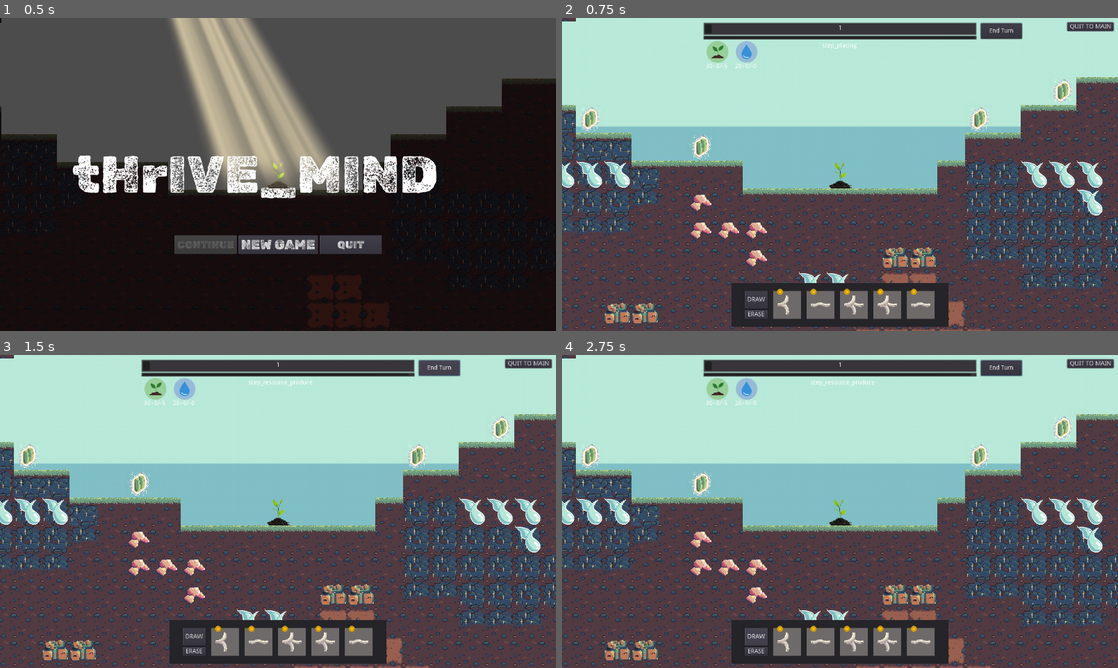
Above: before the commit, frames 1-4 (two rows, left to right).
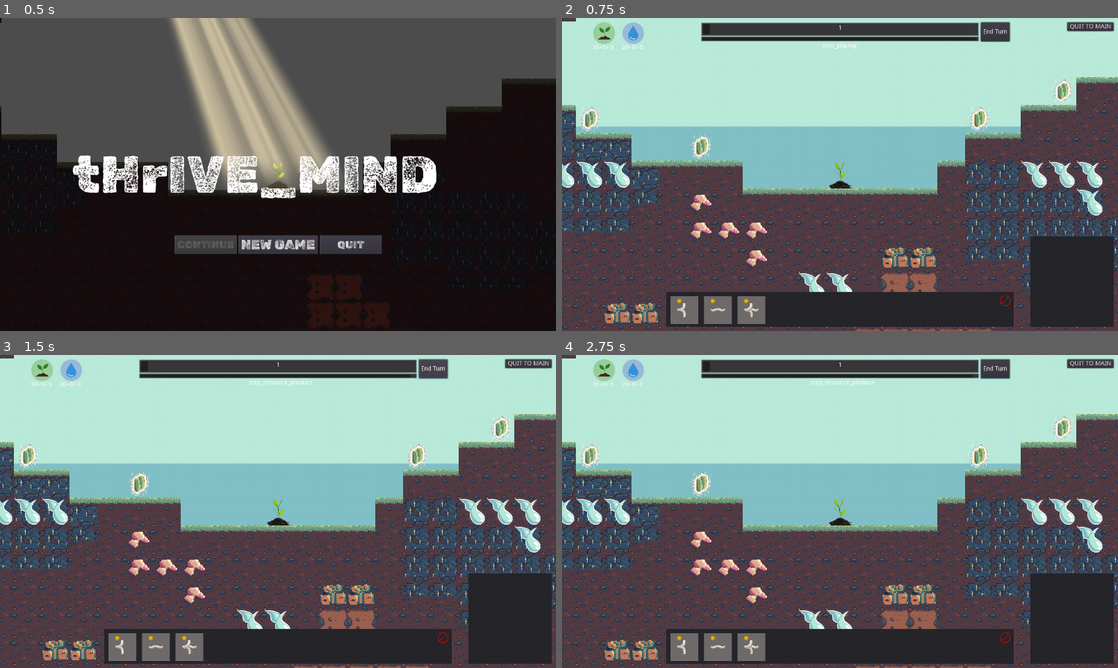
Above: after the commit, the same moments.

Repository: Gouellie/Roots
Game: Godot game, scene res://src/screens/main_menu.tscn
Same seed, same stepped clock (60 frames per second), same inputs: the game is played once before the commit and once after it.
Inputs (mouse positions are in pixels of both pictures, inside the frame that each line leads up to):
- Up to frame 1 (0.5 s): no input
- Up to frame 2 (0.75 s): click "NEW GAME" at 0.5 s
- Up to frame 3 (1.5 s): click "End Turn" at 1.25 s
- Up to frame 4 (2.75 s): click (756, 636) at 2 s, where only the run before the commit has a clickable "DRAW"

Frame 1 is identical in both runs. In frame 2, 12% of the frame differs, in the area x 5-100%, y 1-99%; in frame 3, 12%; in frame 4, 12%.

Commit message:
UI/UX update in progress
- Now allowing 10 tiles total.
- Tiles are drawn at the start of a turn (no more manual button)
- Tiles at the bottom of the stack gets deleted when the maximum is reached
- Extra Tiles are drawn each turn for each plants you have (except the MasterPlant) to a maximum of 10
- Now drawing available connections when in builder mode (WIP)

Diff:
--- a/src/autoload/events.gd
+++ b/src/autoload/events.gd
@@ -8,6 +8,9 @@
 
 # warning-ignore:unused_signal
 signal tile_selected(tile)
+
+# warning-ignore:unused_signal
+signal building_mode_toggle(is_active)
 
 # warning-ignore:unused_signal
 signal progress_updated(new_value)
--- a/src/autoload/globals.gd
+++ b/src/autoload/globals.gd
@@ -1,6 +1,7 @@
 extends Node
 
 const TILE_HEALTH : int = 3
+const BASE_TILES_DRAW_COUNT : int = 3
 
 var player_resource_manager : PlayerResourceManager
 var entity_manager : EntityManager
@@ -25,3 +26,6 @@
 
 func on_ingredient_manager_init(_ingredient_manager):
 	ingredient_manager = _ingredient_manager as IngredientManager
+
+func get_tile_draw_amount() -> int:
+	return min(BASE_TILES_DRAW_COUNT + entity_manager.get_plants_count(), 10) as int
--- a/src/scenes/librairies/managers/entity_manager.gd
+++ b/src/scenes/librairies/managers/entity_manager.gd
@@ -54,6 +54,7 @@
 		add_child(new_blueprint)
 		_placeable_blueprint = true
 		_blueprint = new_blueprint
+	Events.emit_signal("building_mode_toggle", new_selected_blueprint != null)
 
 
 func on_eraser_mode_toggled()-> void:
@@ -67,6 +68,7 @@
 	if _eraser_mode:
 		_eraser = _eraser_scene.instance() as TileBlueprintBase
 		add_child(_eraser)
+		Events.emit_signal("building_mode_toggle", false)
 	else:
 		if is_instance_valid(_eraser):
 			_eraser.queue_free()
@@ -107,6 +109,7 @@
 		return
 	if not _blueprint.valid:
 		return
+	Events.emit_signal("building_mode_toggle", false)
 	var cellv = _terrain.world_to_map(_blueprint.position)
 	remove_tile_at_position(cellv)
 
@@ -274,3 +277,7 @@
 		return _sorted_tiles.find(_tile) < abs(_offset)
 
 	return false
+
+
+func get_plants_count() -> int:
+	return _plants.size()
--- a/src/scenes/librairies/tiles/blueprints/tile_eraser.tscn
+++ b/src/scenes/librairies/tiles/blueprints/tile_eraser.tscn
@@ -4,6 +4,8 @@
 [ext_resource path="res://assets/icons/invalid.png" type="Texture" id=3]
 
 [node name="TileBluePrint_Eraser" type="Node2D"]
+z_index = 99
+z_as_relative = false
 script = ExtResource( 1 )
 
 [node name="Invalid" type="Sprite" parent="."]
--- a/src/scenes/librairies/tiles/tile.gd
+++ b/src/scenes/librairies/tiles/tile.gd
@@ -8,15 +8,22 @@
 var distance : int setget set_distance,get_distance
 var is_leaf_node : bool
 
+var building_mode_active : bool = false
+
 onready var rig := $Rig
 onready var _leaf := $Leaf
 onready var _connections :Area2D= $Rig/Connections
 onready var _ingredient_detector :Area2D= $IngredientDetector
 
+onready var connections_pos :PoolVector2Array = []
+onready var connected_pos : PoolIntArray = []
+
 func _init():
 	resource_manager = ResourceManager.new()
 	resource_manager.name = "Health_ResourceManager"
 	add_child(resource_manager)
+	Events.connect("building_mode_toggle", self, "on_buidling_mode_toggle")
+
 
 func _ready() -> void:
 	rig.rotation_degrees = real_rotation
@@ -25,9 +32,30 @@
 		health_node.connect("node_depleted", self, "on_health_depleted")
 		health_node.connect("node_update", self, "on_health_changed")
 		$Health.text = String(health_node.value)
+	connections_pos = []
+	for shape in _connections.get_children():
+		if shape is CollisionShape2D:
+			connections_pos.append(shape.position.rotated(rig.rotation))
+			connected_pos.append(0)
+
+
+func _process(delta: float) -> void:
+	update()
+
+
+func _draw() -> void:
+	if building_mode_active:
+		var index = 0
+		for pos in connections_pos:
+			if connected_pos[index] == 0:
+				draw_circle(pos, 10, Color.blue)
+			index+=1
+
 
 func on_health_depleted():
 	Globals.entity_manager.deplete_tile(self)
+	self.queue_free()
+
 
 func on_health_changed():
 	$Health.text = String(health_node.value)
@@ -41,7 +69,7 @@
 func set_is_connected(value : bool) -> void:
 	connected = value
 	$Rig/Disconnected.visible = not connected
-	$Distance.visible = connected
+#	$Distance.visible = connected
 
 func get_is_connected() -> bool:
 	return connected
@@ -52,7 +80,7 @@
 		if area.owner is Entity:
 			connections.append(area.owner)
 	is_leaf_node = connections.size() < 2
-	_leaf.visible = is_leaf_node
+#	_leaf.visible = is_leaf_node
 	return connections
 
 func get_overlapping_ingredient() -> Ingredient:
@@ -60,7 +88,22 @@
 
 func set_distance(value : int) -> void:
 	distance = value
-	$Distance.text = str(distance)
+#	$Distance.text = str(distance)
+
 
 func get_distance() -> int:
 	return distance
+
+
+func on_buidling_mode_toggle(is_active:bool) -> void:
+	building_mode_active = is_active
+	if not is_active:
+		return
+
+
+func _on_Connections_area_shape_entered(area_rid: RID, area: Area2D, area_shape_index: int, local_shape_index: int) -> void:
+	connected_pos[local_shape_index] = 1
+
+
+func _on_Connections_area_shape_exited(area_rid: RID, area: Area2D, area_shape_index: int, local_shape_index: int) -> void:
+	connected_pos[local_shape_index] = 0
--- a/src/scenes/librairies/tiles/types/tile_elbow.tscn
+++ b/src/scenes/librairies/tiles/types/tile_elbow.tscn
@@ -54,6 +54,7 @@
 texture = ExtResource( 3 )
 
 [node name="Leaf" type="ColorRect" parent="."]
+visible = false
 margin_left = 8.0
 margin_top = 24.0
 margin_right = 13.0
@@ -61,6 +62,7 @@
 color = Color( 0.219608, 1, 0, 1 )
 
 [node name="Distance" type="Label" parent="."]
+visible = false
 margin_left = -24.0
 margin_top = -24.0
 margin_right = 16.0
@@ -88,3 +90,5 @@
 
 [node name="SeveredConnectionDamageResolveBehavior" type="Node2D" parent="."]
 script = ExtResource( 9 )
+[connection signal="area_shape_entered" from="Rig/Connections" to="." method="_on_Connections_area_shape_entered"]
+[connection signal="area_shape_exited" from="Rig/Connections" to="." method="_on_Connections_area_shape_exited"]
--- a/src/scenes/librairies/tiles/types/tile_fourway.tscn
+++ b/src/scenes/librairies/tiles/types/tile_fourway.tscn
@@ -70,6 +70,7 @@
 color = Color( 0.219608, 1, 0, 1 )
 
 [node name="Distance" type="Label" parent="."]
+visible = false
 margin_left = -24.0
 margin_top = -24.0
 margin_right = 16.0
@@ -98,3 +99,5 @@
 
 [node name="SeveredConnectionDamageResolveBehavior" type="Node2D" parent="."]
 script = ExtResource( 9 )
+[connection signal="area_shape_entered" from="Rig/Connections" to="." method="_on_Connections_area_shape_entered"]
+[connection signal="area_shape_exited" from="Rig/Connections" to="." method="_on_Connections_area_shape_exited"]
--- a/src/scenes/librairies/tiles/types/tile_straight.tscn
+++ b/src/scenes/librairies/tiles/types/tile_straight.tscn
@@ -62,6 +62,7 @@
 color = Color( 0.219608, 1, 0, 1 )
 
 [node name="Distance" type="Label" parent="."]
+visible = false
 margin_left = -24.0
 margin_top = -24.0
 margin_right = 16.0
@@ -89,3 +90,5 @@
 
 [node name="SeveredConnectionDamageResolveBehavior" type="Node2D" parent="."]
 script = ExtResource( 9 )
+[connection signal="area_shape_entered" from="Rig/Connections" to="." method="_on_Connections_area_shape_entered"]
+[connection signal="area_shape_exited" from="Rig/Connections" to="." method="_on_Connections_area_shape_exited"]
--- a/src/scenes/librairies/tiles/types/tile_threeway.tscn
+++ b/src/scenes/librairies/tiles/types/tile_threeway.tscn
@@ -66,6 +66,7 @@
 color = Color( 0.219608, 1, 0, 1 )
 
 [node name="Distance" type="Label" parent="."]
+visible = false
 margin_left = -24.0
 margin_top = -24.0
 margin_right = 16.0
@@ -94,3 +95,5 @@
 
 [node name="SeveredConnectionDamageResolveBehavior" type="Node2D" parent="."]
 script = ExtResource( 9 )
+[connection signal="area_shape_entered" from="Rig/Connections" to="." method="_on_Connections_area_shape_entered"]
+[connection signal="area_shape_exited" from="Rig/Connections" to="." method="_on_Connections_area_shape_exited"]
--- a/src/ui/gui.tscn
+++ b/src/ui/gui.tscn
@@ -1,6 +1,7 @@
-[gd_scene load_steps=5 format=2]
+[gd_scene load_steps=6 format=2]
 
 [ext_resource path="res://src/ui/gui.gd" type="Script" id=1]
+[ext_resource path="res://src/ui/info_panel.tscn" type="PackedScene" id=2]
 [ext_resource path="res://src/ui/tilebox.tscn" type="PackedScene" id=3]
 [ext_resource path="res://src/ui/turns/turn_panel.tscn" type="PackedScene" id=4]
 [ext_resource path="res://src/ui/player_resource_gauge_manager.gd" type="Script" id=5]
@@ -11,17 +12,6 @@
 mouse_filter = 2
 script = ExtResource( 1 )
 
-[node name="ResourceGaugeContainer" type="HBoxContainer" parent="."]
-anchor_left = 0.254
-anchor_right = 0.254
-margin_left = -0.119995
-margin_top = 53.0
-margin_right = 1259.88
-margin_bottom = 183.0
-rect_scale = Vector2( 0.5, 0.5 )
-mouse_filter = 2
-script = ExtResource( 5 )
-
 [node name="Margin" type="MarginContainer" parent="."]
 anchor_right = 1.0
 anchor_bottom = 1.0
@@ -30,6 +20,21 @@
 custom_constants/margin_top = 10
 custom_constants/margin_left = 10
 custom_constants/margin_bottom = 10
+
+[node name="Control_ResourceGauge" type="Control" parent="Margin"]
+margin_left = 10.0
+margin_top = 10.0
+margin_right = 1270.0
+margin_bottom = 710.0
+mouse_filter = 2
+
+[node name="ResourceGaugeContainer" type="HBoxContainer" parent="Margin/Control_ResourceGauge"]
+margin_left = 54.0
+margin_right = 438.0
+margin_bottom = 130.0
+rect_scale = Vector2( 0.5, 0.5 )
+mouse_filter = 2
+script = ExtResource( 5 )
 
 [node name="TurnPanel" parent="Margin" instance=ExtResource( 4 )]
 anchor_right = 0.0
@@ -61,6 +66,7 @@
 mouse_filter = 2
 
 [node name="TileBox" parent="Margin/Control_Tilebox" instance=ExtResource( 3 )]
+mouse_filter = 2
 
 [node name="Resources" type="Control" parent="Margin"]
 margin_left = 10.0
@@ -68,6 +74,15 @@
 margin_right = 1270.0
 margin_bottom = 710.0
 mouse_filter = 2
+
+[node name="Control_InfoPanel" type="Control" parent="Margin"]
+margin_left = 10.0
+margin_top = 10.0
+margin_right = 1270.0
+margin_bottom = 710.0
+mouse_filter = 2
+
+[node name="InfoPanel" parent="Margin/Control_InfoPanel" instance=ExtResource( 2 )]
 
 [node name="Control_GameOver" type="ColorRect" parent="."]
 visible = false
--- /dev/null
+++ b/src/ui/info_panel.gd
@@ -0,0 +1,14 @@
+extends Panel
+
+
+
+func on_info_request_received(info_entity) -> void:
+	info_entity.get_info()
+
+
+#class_name Info
+#var header
+#var categories = []
+
+#class_name Info_Category
+#var category : PoolStringArray = []
--- /dev/null
+++ b/src/ui/info_panel.tscn
@@ -0,0 +1,13 @@
+[gd_scene load_steps=2 format=2]
+
+[ext_resource path="res://src/ui/info_panel.gd" type="Script" id=1]
+
+[node name="InfoPanel" type="Panel"]
+anchor_left = 1.0
+anchor_top = 1.0
+anchor_right = 1.0
+anchor_bottom = 1.0
+margin_left = -192.0
+margin_top = -208.0
+mouse_filter = 2
+script = ExtResource( 1 )
--- a/src/ui/tilebox.gd
+++ b/src/ui/tilebox.gd
@@ -1,23 +1,24 @@
 extends Panel
 
 export var use_random : bool = false
-export var max_tiles_count : int = 5
+export var max_tiles_count : int = 10
 
 const tile_panel_scene := preload("res://src/ui/tilepanel.tscn")
 
 var selection : TilePanel
 
-onready var tile_container := $CenterContainer/TileContainer
+onready var tile_container := $MarginContainer/TileContainer
 
 
 func _ready() -> void:
 	Events.connect("tilepanel_selected", self, "on_selected_tile_changed")
+	Turns.connect("turn_next", self, "on_next_turn")
 	if use_random:
 		_draw_tiles()
 		Events.connect("tile_placed", self, "on_tile_placed")
 	else:
 		_draw_tiles_no_random()
-		$CenterContainer/TileContainer/VBoxContainer/Button_DrawTile.disabled = true
+		$MarginContainer/TileContainer/VBoxContainer/Button_DrawTile.disabled = true
 
 
 func on_selected_tile_changed(new_selection : TilePanel, tile : TileBlueprint) -> void:
@@ -28,13 +29,17 @@
 	selection = new_selection
 
 
-func _on_Button_DrawTile_pressed() -> void:
-	_draw_tiles()
-
-
 func _draw_tiles() -> void:
 	var tiles_count = tile_container.get_child_count()
-	for i in range(tiles_count, max_tiles_count + 1):
+	var draw_amount = Globals.get_tile_draw_amount()
+	var burn = max((draw_amount + tiles_count) - max_tiles_count, 0)
+
+	for i in range(burn - 1, -1, -1):
+		var child = tile_container.get_child(i)
+		tile_container.remove_child(child)
+		child.queue_free()
+
+	for i in range(draw_amount):
 		var new_tile = tile_panel_scene.instance()
 		tile_container.add_child(new_tile)
 
@@ -56,3 +61,11 @@
 func _on_Button_Erase_pressed() -> void:
 	on_selected_tile_changed(null, null)
 	Events.emit_signal("eraser_mode_toggled")
+
+
+func on_next_turn(turn) -> void:
+	_draw_tiles()
+
+
+func _on_Button_Erase_mouse_entered() -> void:
+	pass
--- a/src/ui/tilebox.tscn
+++ b/src/ui/tilebox.tscn
@@ -1,51 +1,52 @@
-[gd_scene load_steps=2 format=2]
+[gd_scene load_steps=4 format=2]
 
+[ext_resource path="res://assets/icons/invalid_small.png" type="Texture" id=1]
 [ext_resource path="res://src/ui/tilebox.gd" type="Script" id=2]
+[ext_resource path="res://assets/icons/invalid_small_over.png" type="Texture" id=3]
 
 [node name="TileBox" type="Panel"]
 anchor_left = 0.5
 anchor_top = 1.0
 anchor_right = 0.5
 anchor_bottom = 1.0
-margin_left = -250.0
-margin_top = -100.0
-margin_right = 250.0
+margin_left = -400.0
+margin_top = -80.0
+margin_right = 400.0
 grow_vertical = 0
-rect_min_size = Vector2( 500, 100 )
+rect_min_size = Vector2( 800, 80 )
 script = ExtResource( 2 )
 use_random = true
 
-[node name="CenterContainer" type="CenterContainer" parent="."]
+[node name="MarginContainer" type="MarginContainer" parent="."]
 anchor_right = 1.0
 anchor_bottom = 1.0
+mouse_filter = 2
+custom_constants/margin_right = 10
+custom_constants/margin_top = 10
+custom_constants/margin_left = 10
+custom_constants/margin_bottom = 10
 
-[node name="TileContainer" type="HBoxContainer" parent="CenterContainer"]
-margin_left = 31.0
-margin_top = 18.0
-margin_right = 468.0
-margin_bottom = 82.0
+[node name="TileContainer" type="HBoxContainer" parent="MarginContainer"]
+margin_left = 10.0
+margin_top = 10.0
+margin_right = 790.0
+margin_bottom = 74.0
 rect_min_size = Vector2( 437, 64 )
 custom_constants/separation = 13
 
-[node name="VBoxContainer" type="VBoxContainer" parent="CenterContainer/TileContainer"]
-margin_right = 52.0
-margin_bottom = 64.0
+[node name="Control" type="Control" parent="."]
+anchor_right = 1.0
+anchor_bottom = 1.0
+rect_min_size = Vector2( 30, 0 )
+mouse_filter = 2
 
-[node name="Button_DrawTile" type="Button" parent="CenterContainer/TileContainer/VBoxContainer"]
-margin_right = 52.0
+[node name="Button_Erase" type="TextureButton" parent="Control"]
+anchor_left = 1.0
+anchor_right = 1.0
+margin_left = -40.0
 margin_bottom = 40.0
-focus_mode = 0
-size_flags_vertical = 3
-enabled_focus_mode = 0
-text = "DRAW"
+texture_normal = ExtResource( 1 )
+texture_hover = ExtResource( 3 )
 
-[node name="Button_Erase" type="Button" parent="CenterContainer/TileContainer/VBoxContainer"]
-margin_top = 44.0
-margin_right = 52.0
-margin_bottom = 64.0
-focus_mode = 0
-enabled_focus_mode = 0
-text = "ERASE"
-
-[connection signal="pressed" from="CenterContainer/TileContainer/VBoxContainer/Button_DrawTile" to="." method="_on_Button_DrawTile_pressed"]
-[connection signal="pressed" from="CenterContainer/TileContainer/VBoxContainer/Button_Erase" to="." method="_on_Button_Erase_pressed"]
+[connection signal="mouse_entered" from="Control/Button_Erase" to="." method="_on_Button_Erase_mouse_entered"]
+[connection signal="pressed" from="Control/Button_Erase" to="." method="_on_Button_Erase_pressed"]
--- a/src/ui/tilepanel.gd
+++ b/src/ui/tilepanel.gd
@@ -18,7 +18,7 @@
 func _ready() -> void:
 	tile_blueprint = tile_scene.instance() as TileBlueprint
 	tile_blueprint.tile_index = randi()%4+1 if random_tile else tile_index
-	tile_blueprint.scale = Vector2(0.7, 0.7)
+	tile_blueprint.scale = Vector2(0.5, 0.5)
 	tile_blueprint.position = $TileCenterPos.rect_position
 	add_child(tile_blueprint)
 
--- a/src/ui/turns/turn_panel.gd
+++ b/src/ui/turns/turn_panel.gd
@@ -2,8 +2,8 @@
 
 var _max_turns : int = 0
 
-onready var progress_bar : ProgressBar = $CurrentTurnBar
-onready var time_remaining_bar : ProgressBar = $TimeRemainingBar
+onready var progress_bar : ProgressBar = $HBoxContainer/VBoxContainer/CurrentTurnBar
+onready var time_remaining_bar : ProgressBar = $HBoxContainer/VBoxContainer/TimeRemainingBar
 onready var turn_label : Label = $Turn
 onready var step_label : Label = $Step
 
--- a/src/ui/turns/turn_panel.tscn
+++ b/src/ui/turns/turn_panel.tscn
@@ -8,27 +8,45 @@
 mouse_filter = 2
 script = ExtResource( 1 )
 
-[node name="CurrentTurnBar" type="ProgressBar" parent="."]
-anchor_left = 0.25
-anchor_right = 0.75
-margin_bottom = 30.0
+[node name="HBoxContainer" type="HBoxContainer" parent="."]
+anchor_left = 0.5
+anchor_right = 0.5
+margin_left = -320.0
+margin_right = 320.0
+margin_bottom = 44.0
+
+[node name="VBoxContainer" type="VBoxContainer" parent="HBoxContainer"]
+margin_right = 640.0
+margin_bottom = 44.0
+custom_constants/separation = 0
+
+[node name="CurrentTurnBar" type="ProgressBar" parent="HBoxContainer/VBoxContainer"]
+margin_right = 640.0
+margin_bottom = 32.0
 grow_horizontal = 2
 grow_vertical = 2
-rect_pivot_offset = Vector2( 200, 0 )
+rect_min_size = Vector2( 0, 32 )
+rect_pivot_offset = Vector2( 320, 0 )
 step = 1.0
 value = 5.0
 percent_visible = false
 
-[node name="TimeRemainingBar" type="ProgressBar" parent="."]
-anchor_left = 0.25
-anchor_right = 0.75
-margin_top = 30.0
-margin_bottom = 40.0
+[node name="TimeRemainingBar" type="ProgressBar" parent="HBoxContainer/VBoxContainer"]
+margin_top = 32.0
+margin_right = 640.0
+margin_bottom = 44.0
 grow_horizontal = 2
 grow_vertical = 2
-rect_pivot_offset = Vector2( 200, 0 )
+rect_min_size = Vector2( 640, 12 )
+rect_pivot_offset = Vector2( 320, 0 )
 value = 100.0
 percent_visible = false
+
+[node name="EndTurn_Button" type="Button" parent="HBoxContainer"]
+margin_left = 644.0
+margin_right = 711.0
+margin_bottom = 44.0
+text = "End Turn"
 
 [node name="Turn" type="Label" parent="."]
 anchor_left = 0.5
@@ -51,13 +69,4 @@
 align = 1
 valign = 1
 
-[node name="EndTurn_Button" type="Button" parent="."]
-anchor_left = 0.5
-anchor_right = 0.5
-margin_left = 324.0
-margin_top = 2.0
-margin_right = 419.0
-margin_bottom = 38.0
-text = "End Turn"
-
-[connection signal="pressed" from="EndTurn_Button" to="." method="_on_EndTurn_Button_pressed"]
+[connection signal="pressed" from="HBoxContainer/EndTurn_Button" to="." method="_on_EndTurn_Button_pressed"]
Binary file added: assets/icons/invalid_small.png
Not shown, added: assets/icons/invalid_small.png.import
Binary file added: assets/icons/invalid_small_over.png
Not shown, added: assets/icons/invalid_small_over.png.import
